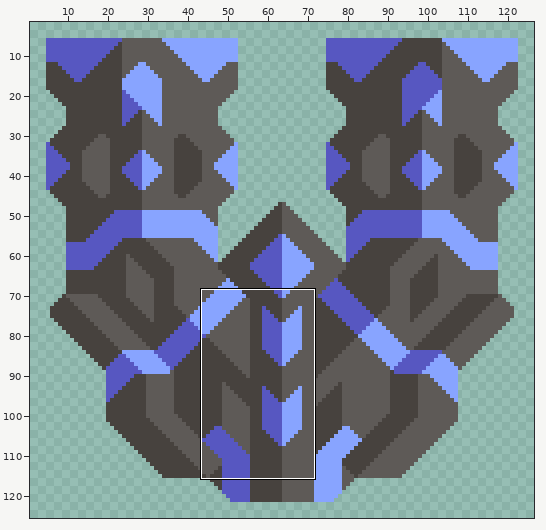
A sprite sheet gets an edit: assets/sprites/blocks/turrets/repulsion/repulsion.png. Above, an overview of the earlier version with the close-up marked.
Close-up. Before the commit:
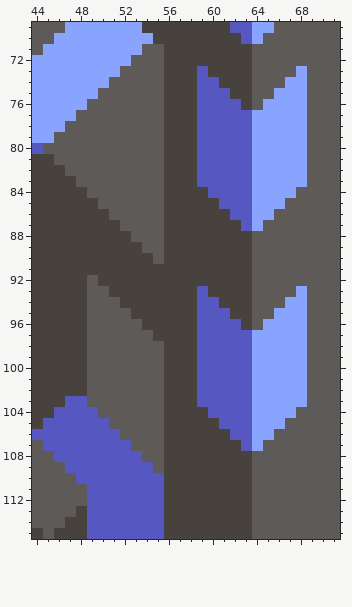
The file is 128x128 pixels. Shown: x 44..71, y 69..115. The wide view leaves out empty margins.
Now the later version:
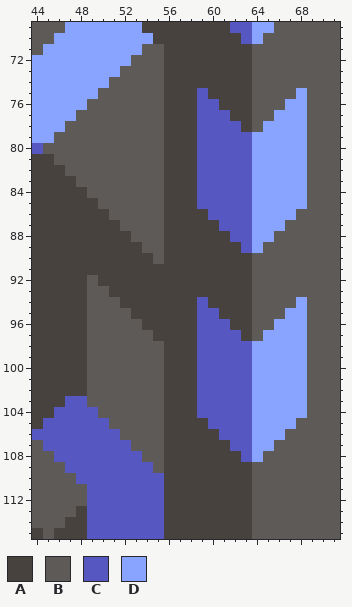
Palette (. is transparent): A #47423e  B #5e5a57  C #5757c1  D #88a4ff
Edits made:
@@ x 57..70 @@
  72 AAAAAAABBBBBBB
- 73 AACAAAABBBBDBB
- 74 AACCAAABBBDDBB
- 75 AACCCAABBDDDBB
- 76 AACCCCABDDDDBB
- 77 AACCCCCDDDDDBB
- 78 AACCCCCDDDDDBB
+ 73 AAAAAAABBBBBBB
+ 74 AAAAAAABBBBBBB
+ 75 AACAAAABBBBDBB
+ 76 AACCAAABBBDDBB
+ 77 AACCCAABBDDDBB
+ 78 AACCCCABDDDDBB
  79 AACCCCCDDDDDBB
@@ x 57..70 @@
  83 AACCCCCDDDDDBB
- 84 AAACCCCDDDDBBB
- 85 AAAACCCDDDBBBB
- 86 AAAAACCDDBBBBB
- 87 AAAAAACDBBBBBB
- 88 AAAAAAABBBBBBB
- 89 AAAAAAABBBBBBB
+ 84 AACCCCCDDDDDBB
+ 85 AACCCCCDDDDDBB
+ 86 AAACCCCDDDDBBB
+ 87 AAAACCCDDDBBBB
+ 88 AAAAACCDDBBBBB
+ 89 AAAAAACDBBBBBB
  90 AAAAAAABBBBBBB
@@ x 57..70 @@
  92 AAAAAAABBBBBBB
- 93 AACAAAABBBBDBB
- 94 AACCAAABBBDDBB
- 95 AACCCAABBDDDBB
- 96 AACCCCABDDDDBB
- 97 AACCCCCDDDDDBB
+ 93 AAAAAAABBBBBBB
+ 94 AACAAAABBBBDBB
+ 95 AACCAAABBBDDBB
+ 96 AACCCAABBDDDBB
+ 97 AACCCCABDDDDBB
  98 AACCCCCDDDDDBB
@@ x 57..70 @@
 103 AACCCCCDDDDDBB
-104 AAACCCCDDDDBBB
-105 AAAACCCDDDBBBB
-106 AAAAACCDDBBBBB
-107 AAAAAACDBBBBBB
-108 AAAAAAABBBBBBB
+104 AACCCCCDDDDDBB
+105 AAACCCCDDDDBBB
+106 AAAACCCDDDBBBB
+107 AAAAACCDDBBBBB
+108 AAAAAACDBBBBBB
 109 AAAAAAABBBBBBB
Boxes around the changes in both close-ups, in picture pixels (x1, y1, x2, y2):
changed: (197, 66, 307, 132)
changed: (197, 187, 307, 253)
changed: (197, 286, 307, 341)
changed: (197, 407, 307, 462)
